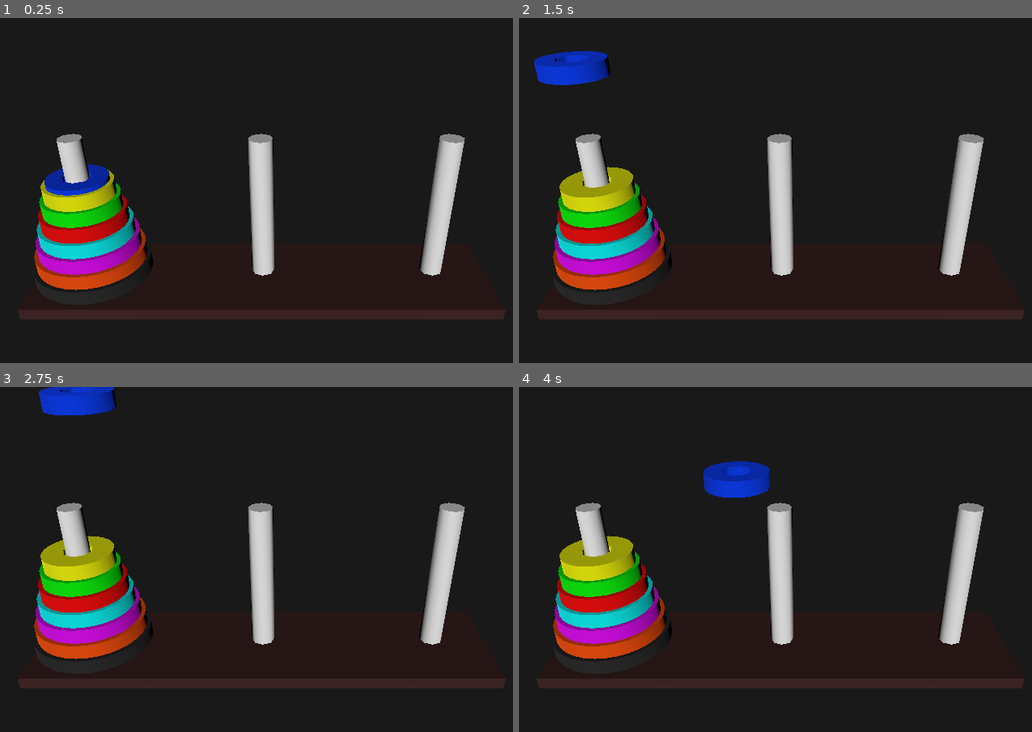
Above: before the commit, frames 1-4 (two rows, left to right).
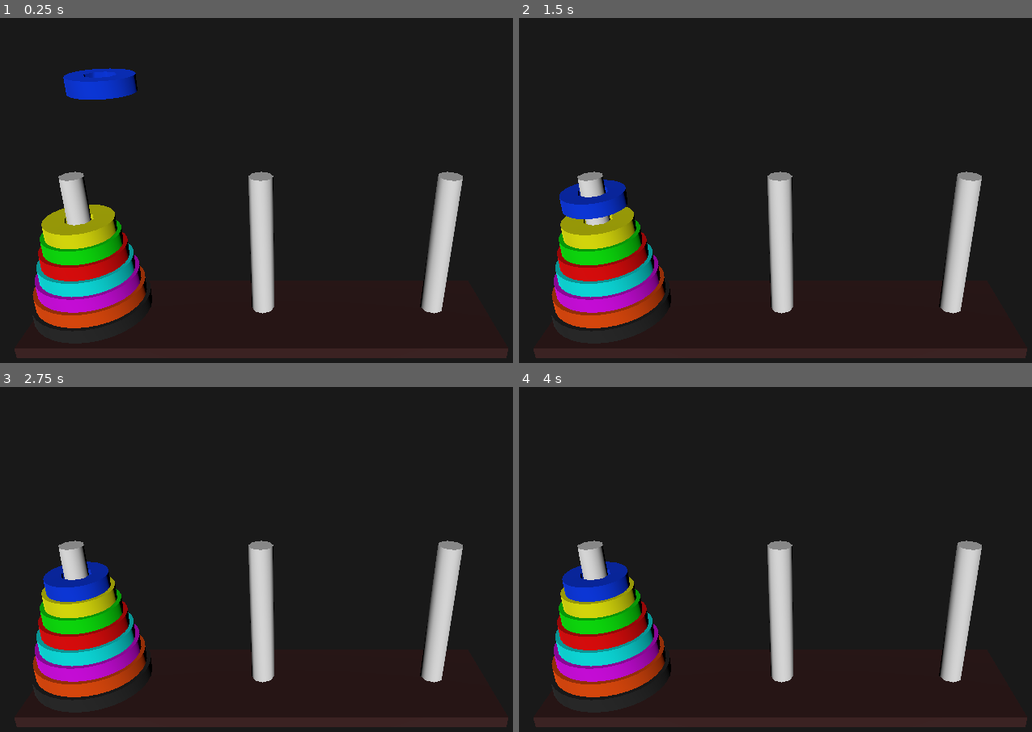
Above: after the commit, the same moments.

Repository: andrew-wilkes/godot-tower-of-hanoi
Game: Godot game, scene res://Main.tscn
Two runs of this game, one before a commit and one after it. Both use one fixed random seed, a clock stepped at 60 frames per second and the inputs below.
Inputs:
- Up to frame 1 (0.25 s): no input
- Up to frame 2 (1.5 s): no input
- Up to frame 3 (2.75 s): no input
- Up to frame 4 (4 s): no input

The runs differ from the first frame. In frame 1, 17% of the frame differs, in the area x 2-100%, y 14-99%; in frame 2, 17%, in the area x 2-100%, y 9-99%; in frame 3, 17%; in frame 4, 17%.

Commit message:
Add tweens for movement

Diff:
--- a/src/Main.gd
+++ b/src/Main.gd
@@ -1,13 +1,23 @@
 extends Spatial
+
+signal move_completed
 
 var disc_scene = preload("res://Disc.tscn")
 var discs = []
 var stack_offset
+var step = 0
 
 func _ready():
 	create_discs()
 	build_stack(8)
+	connect("move_completed", self, "move_completed")
 	move_disc(0, 1)
+
+
+func move_completed():
+	step += 1
+	if step == 1:
+		move_disc(1, 0)
 
 
 func create_discs():
@@ -39,30 +49,40 @@
 var start_pos
 var end_pos
 var disc
-var radius
 var peg_length
+
+const SPEED = 20.0
 
 func move_disc(from_peg, to_peg):
 	# Get top-most disc
 	var start_peg = $Pegs.get_child(from_peg)
 	disc = start_peg.get_children()[-1]
+	var tween = get_node("Tween")
+	# Move to top of pole
+	var y = disc.translation.y
+	var _tweenBool = tween.interpolate_method(self, "move_vertically", y, peg_length / 2 + 0.2, (peg_length - y) / SPEED, Tween.TRANS_LINEAR, Tween.EASE_IN)
+	tween.start()
+	yield(tween, "tween_completed")
 	start_pos = disc.translation
 	var end_peg = $Pegs.get_child(to_peg)
-	end_pos = Vector2(start_peg.translation.x - end_peg.translation.x, get_y_position_in_stack(end_peg.get_child_count()))
-	var x = (start_pos.x - end_pos.x) / 2
-	radius = sqrt(x * x + peg_length * peg_length)
-	var tween = get_node("Tween")
-	var _tweenBool = tween.interpolate_method(self, "set_disc_position", 0.0, PI, 5.0, Tween.TRANS_LINEAR, Tween.EASE_IN_OUT)
-	tween.start()
+	end_pos = Vector2(end_peg.translation.x - start_peg.translation.x, get_y_position_in_stack(end_peg.get_child_count()))
+	var angle = PI if end_pos.x > 0 else -PI
+	_tweenBool = tween.interpolate_method(self, "move_in_arc", 0.0, angle, angle * end_pos.x / SPEED, Tween.TRANS_LINEAR, Tween.EASE_OUT_IN)
+	yield(tween, "tween_completed")
+	_tweenBool = tween.interpolate_method(self, "move_vertically", disc.translation.y, end_pos.y, (peg_length - end_pos.y) / SPEED, Tween.TRANS_LINEAR, Tween.EASE_OUT)
+	yield(tween, "tween_completed")
+	# Reparent disc
+	start_peg.remove_child(disc)
+	end_peg.add_child(disc)
+	disc.translation.x = 0
+	emit_signal("move_completed")
 
 
-func set_disc_position(phi):
-	var x
-	var y = radius * sin(phi)
-	if phi > 1.5 and y < end_pos.y:
-			return
-	if start_pos.x > end_pos.x:
-		x = -clamp(radius * cos(phi), end_pos.x, start_pos.x)
-	else:
-		x = clamp(radius * cos(phi), start_pos.x, end_pos.x)
+func move_vertically(y):
+	disc.translation.y = y
+
+
+func move_in_arc(phi):
+	var x = end_pos.x * (1 - cos(phi)) / 2
+	var y = end_pos.x / 2 * sin(phi) + start_pos.y
 	disc.translation = Vector3(x, y, 0)
--- a/src/Main.tscn
+++ b/src/Main.tscn
@@ -9,7 +9,7 @@
 script = ExtResource( 2 )
 
 [node name="Camera" type="Camera" parent="."]
-transform = Transform( 1, 0, 0, 0, 0.876786, 0.480882, 0, -0.480882, 0.876786, 0.301, 5.562, 7.64 )
+transform = Transform( 1, 0, 0, 0, 0.906308, 0.422619, 0, -0.422619, 0.906308, 0.301, 5.626, 7.64 )
 fov = 40.1
 
 [node name="DirectionalLight" type="DirectionalLight" parent="."]
